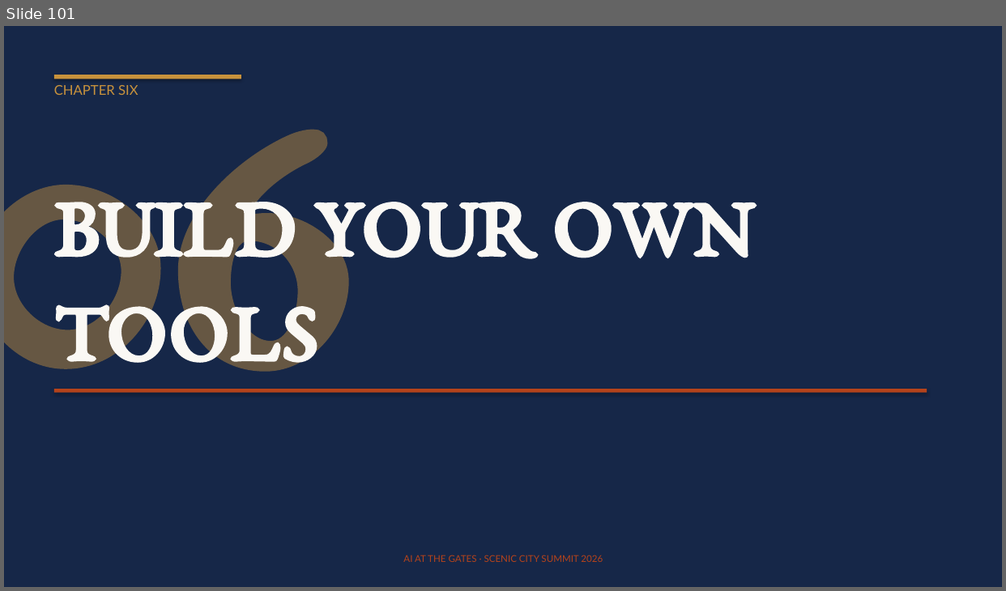
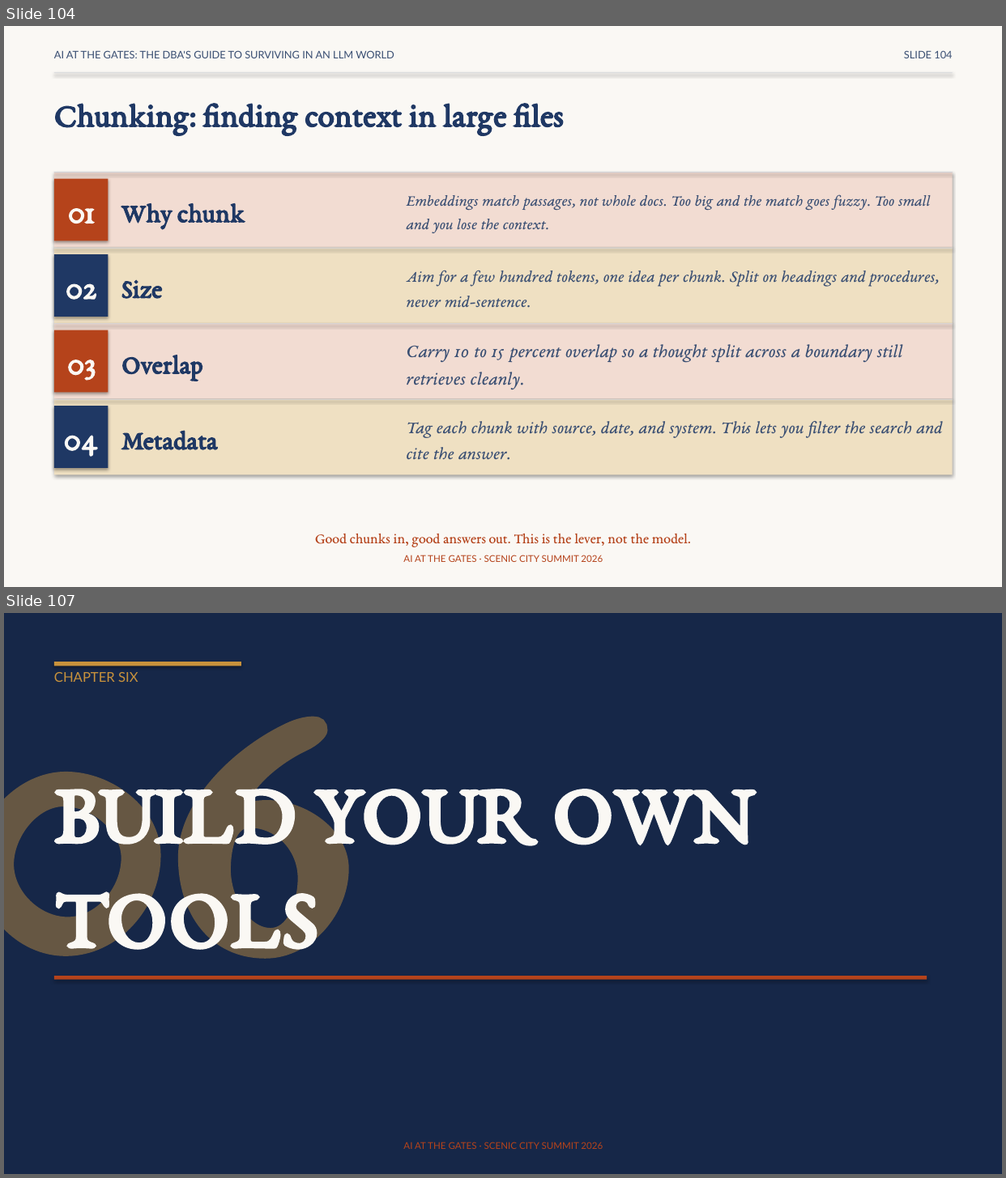
Before and after one commit to feaselkl/AI-at-the-Gates, a slide deck: slides/scenic-city-aigates-precon.pptx. Shown one above the other, each under a label of ours: slide 101 before the commit, slides 104 and 107 after it; the slides between them are not shown. The pictures are 1006x591 and 1006x1178 pixels, drawn with LibreOffice and Linux fonts; fonts in the diff are those of the drawing. Boxes give left, top, right and bottom in pixels: in the first picture for what was removed or moved away, otherwise in the second. Text is boxed around its words. In the diff, an @@ line names an element or a change of style, - is before the commit and + after.

```diff
--- a/slides/scenic-city-aigates-precon.pptx
+++ b/slides/scenic-city-aigates-precon.pptx
@@ slide 104 added at [4, 26, 1002, 587], background #FAF8F4; not listed: 1 template element that a slide beside it also shows @@
@@ text added at [54, 50, 394, 58], 10 pt, text #3A4F73 @@
+AI AT THE GATES: THE DBA'S GUIDE TO SURVIVING IN AN LLM WORLD
@@ rectangle added at [54, 72, 953, 73], fill #D3D5DA @@
@@ text added at [904, 50, 952, 58], 10 pt, text #3A4F73 @@
+SLIDE 104
@@ text added at [54, 103, 564, 135], 32 pt, text #1F3864, bold @@
+Chunking: finding context in large files
@@ rectangle added at [54, 172, 953, 248], fill #F2DCD2 @@
@@ rectangle added at [54, 172, 953, 173], fill #D3D5DA @@
@@ rectangle added at [54, 179, 108, 241], fill #B5431B @@
@@ text added at [406, 194, 930, 233], 15 pt, text #3A4F73, italic @@
+Embeddings match passages, not whole docs. Too big and the match goes fuzzy. Too small and you lose the context.
@@ text added at [68, 208, 94, 224], 32 pt, text #FAF8F4, bold @@
+01
@@ text added at [121, 203, 245, 229], 26 pt, text #1F3864, bold @@
+Why chunk
@@ rectangle added at [54, 248, 953, 323], fill #EFE0C2 @@
@@ rectangle added at [54, 248, 953, 248], fill #D3D5DA @@
@@ rectangle added at [54, 254, 108, 317], fill #1F3864 @@
@@ text added at [66, 284, 96, 300], 32 pt, text #FAF8F4, bold @@
+02
@@ text added at [121, 280, 162, 299], 26 pt, text #1F3864, bold @@
+Size
@@ text added at [406, 271, 939, 308], 16 pt, text #3A4F73, italic @@
+Aim for a few hundred tokens, one idea per chunk. Split on headings and procedures, never mid-sentence.
@@ rectangle added at [54, 323, 953, 399], fill #F2DCD2 @@
@@ rectangle added at [54, 323, 953, 324], fill #D3D5DA @@
@@ rectangle added at [54, 330, 108, 392], fill #B5431B @@
@@ text added at [67, 360, 95, 381], 32 pt, text #FAF8F4, bold @@
+03
@@ text added at [121, 355, 202, 381], 26 pt, text #1F3864, bold @@
+Overlap
@@ text added at [406, 344, 903, 390], 18 pt, text #3A4F73, italic @@
+Carry 10 to 15 percent overlap so a thought split across a boundary still retrieves cleanly.
@@ rectangle added at [54, 399, 953, 476], fill #EFE0C2 @@
@@ rectangle added at [54, 399, 953, 400], fill #D3D5DA @@
@@ rectangle added at [54, 407, 108, 468], fill #1F3864 @@
@@ text added at [64, 435, 99, 457], 32 pt, text #FAF8F4, bold @@
+04
@@ text added at [121, 430, 218, 450], 26 pt, text #1F3864, bold @@
+Metadata
@@ text added at [406, 421, 942, 460], 17 pt, text #3A4F73, italic @@
+Tag each chunk with source, date, and system. This lets you filter the search and cite the answer.
@@ text added at [315, 534, 691, 548], 14 pt, text #B5431B @@
+Good chunks in, good answers out. This is the lever, not the model.
@@ what was slide 101 is now slide 107 @@
```
Also in this commit, not shown: 1 slide changed, 5 other slides added, 11 other files.
